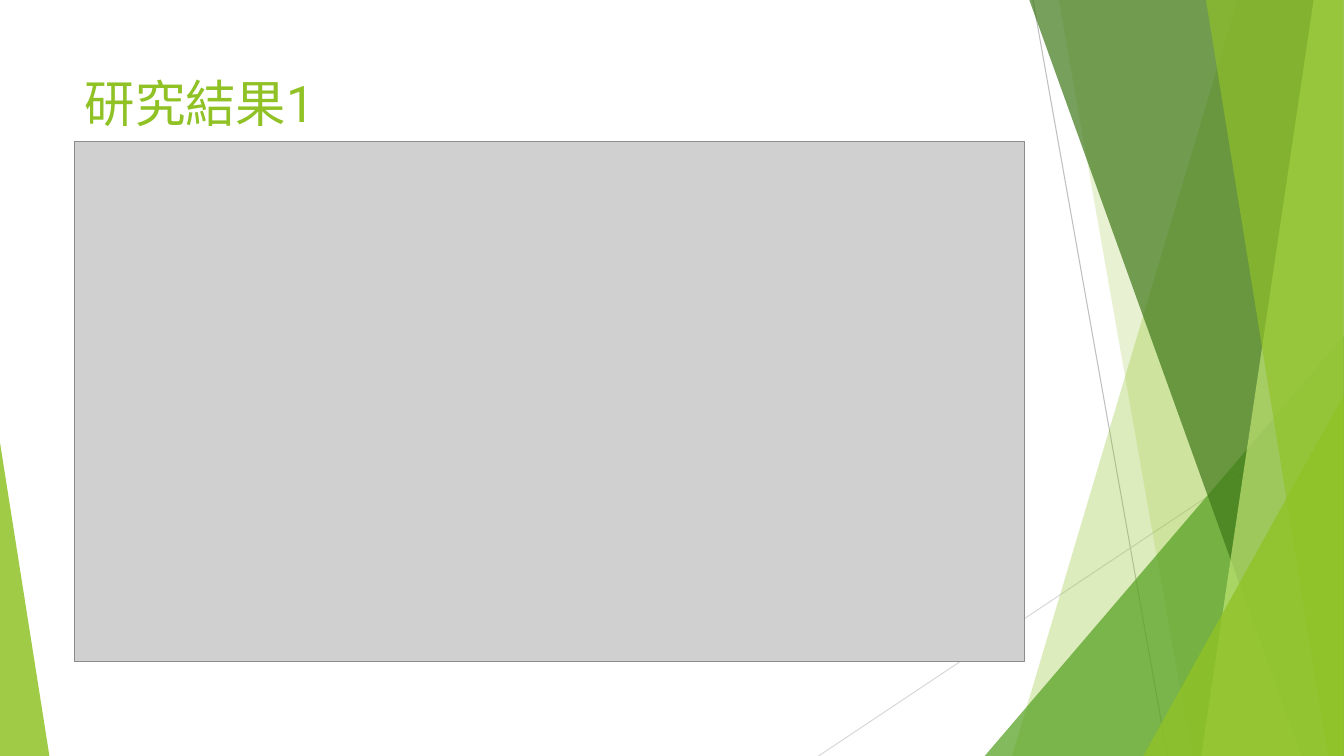
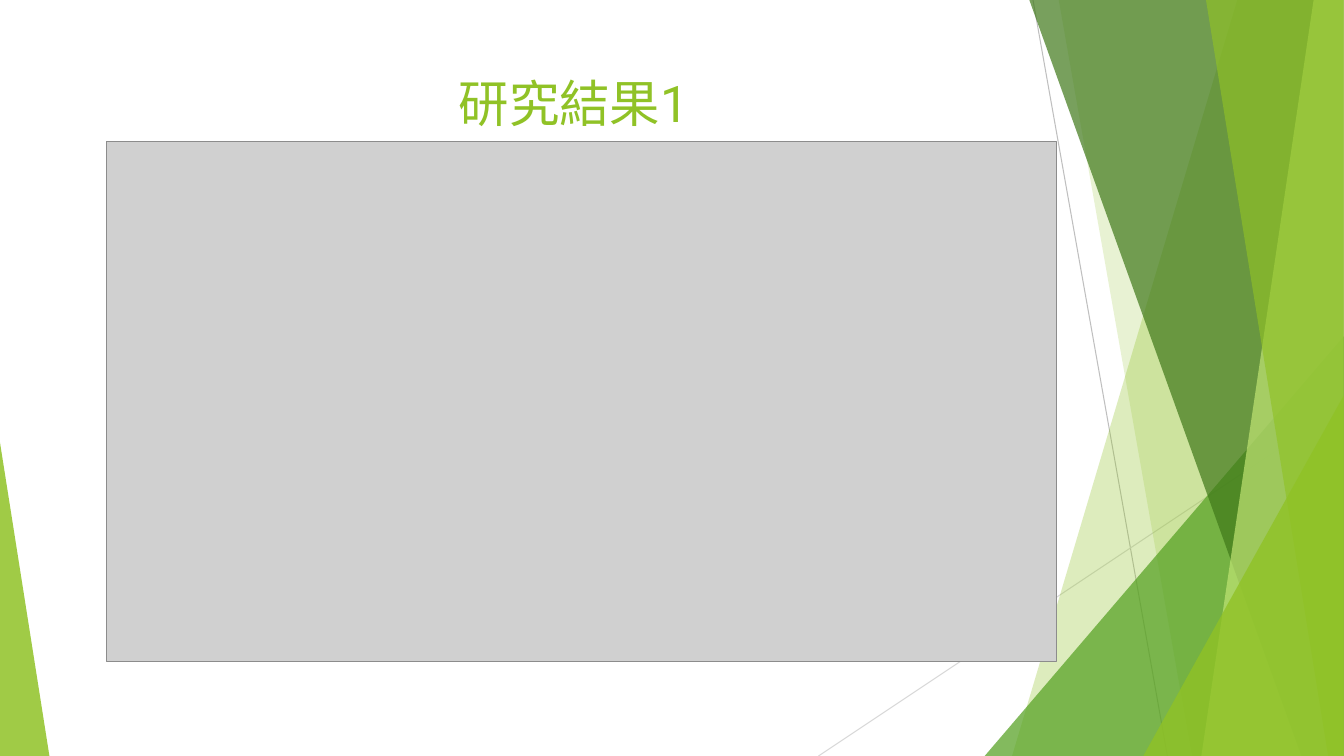
Before and after one commit to googleak28282/-, a slide deck: slide 11 of 二維線段樹.pptx. Drawn at 1344x756 pixels with LibreOffice and Linux fonts; fonts in the diff are those of the drawing; grey boxes stand for pictures. Boxes give left, top, right and bottom in pixels: in the first picture for what was removed or moved away, otherwise in the second. Text is boxed around its words. In the diff, an @@ line names an element or a change of style, - is before the commit and + after.

```diff
--- a/二維線段樹.pptx
+++ b/二維線段樹.pptx
@@ title "研究結果1" at (459, 79, 689, 126): alignment left to centre @@
@@ picture: place and size @@
-picture at (75, 141, 1024, 661)
+picture at (107, 141, 1057, 661)
```
Also in this commit, not shown: 10 other slides changed, 1 slide added, 1 slide removed, 2 other files.
